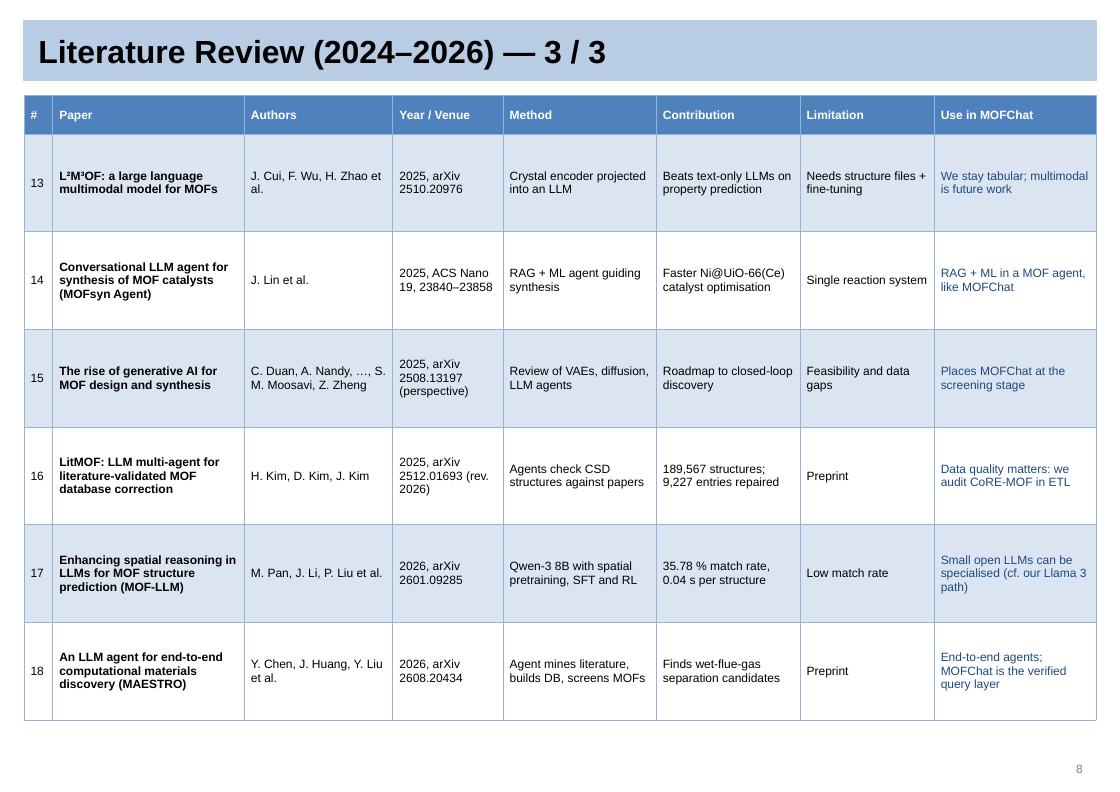
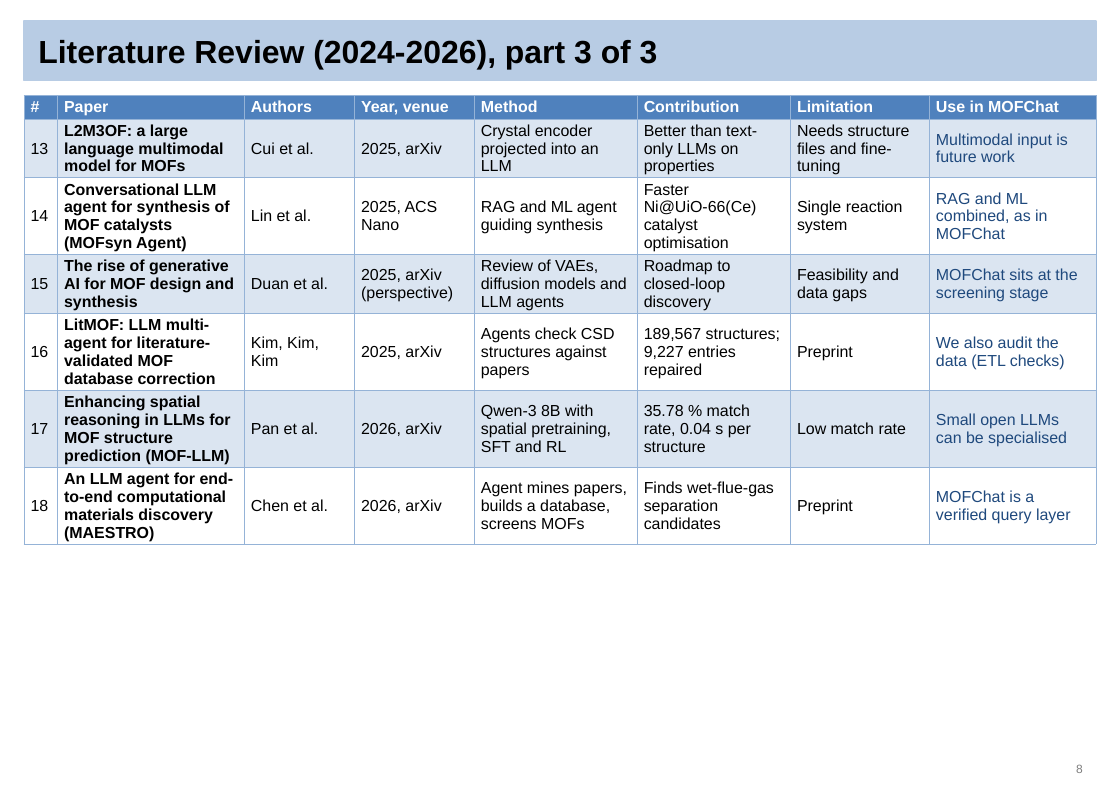
Before and after one commit to Sai-Mohith24/MOFChat-AI-Driven-Material-Recommendation-, a slide deck: slide 8 of reviews/final_review/MOFChat_Final_Review.pptx. Drawn at 1120x792 pixels with LibreOffice and Linux fonts; fonts in the diff are those of the drawing. Boxes give left, top, right and bottom in pixels: in the first picture for what was removed or moved away, otherwise in the second. Text is boxed around its words. In the diff, an @@ line names an element or a change of style, - is before the commit and + after.

```diff
--- a/reviews/final_review/MOFChat_Final_Review.pptx
+++ b/reviews/final_review/MOFChat_Final_Review.pptx
@@ title at (38, 40, 658, 70): text changed @@
-Literature Review (2024–2026) — 3 / 3
+Literature Review (2024-2026), part 3 of 3
@@ table at (24, 96, 1096, 546) @@
-row 1, column 4: Year / Venue
+row 1, column 4: Year, venue
-row 2: 13 | L²M³OF: a large language multimodal model for MOFs | J. Cui, F. Wu, H. Zhao et al. | 2025, arXiv 2510.20976 | Crystal encoder projected into an LLM | Beats text-only LLMs on property prediction | Needs structure files + fine-tuning | We stay tabular; multimodal is future work
+row 2: 13 | L2M3OF: a large language multimodal model for MOFs | Cui et al. | 2025, arXiv | Crystal encoder projected into an LLM | Better than text-only LLMs on properties | Needs structure files and fine-tuning | Multimodal input is future work
-row 3: 14 | Conversational LLM agent for synthesis of MOF catalysts (MOFsyn Agent) | J. Lin et al. | 2025, ACS Nano 19, 23840–23858 | RAG + ML agent guiding synthesis | Faster Ni@UiO-66(Ce) catalyst optimisation | Single reaction system | RAG + ML in a MOF agent, like MOFChat
+row 3: 14 | Conversational LLM agent for synthesis of MOF catalysts (MOFsyn Agent) | Lin et al. | 2025, ACS Nano | RAG and ML agent guiding synthesis | Faster Ni@UiO-66(Ce) catalyst optimisation | Single reaction system | RAG and ML combined, as in MOFChat
-row 4: 15 | The rise of generative AI for MOF design and synthesis | C. Duan, A. Nandy, …, S. M. Moosavi, Z. Zheng | 2025, arXiv 2508.13197 (perspective) | Review of VAEs, diffusion, LLM agents | Roadmap to closed-loop discovery | Feasibility and data gaps | Places MOFChat at the screening stage
+row 4: 15 | The rise of generative AI for MOF design and synthesis | Duan et al. | 2025, arXiv (perspective) | Review of VAEs, diffusion models and LLM agents | Roadmap to closed-loop discovery | Feasibility and data gaps | MOFChat sits at the screening stage
-row 5: 16 | LitMOF: LLM multi-agent for literature-validated MOF database correction | H. Kim, D. Kim, J. Kim | 2025, arXiv 2512.01693 (rev. 2026) | Agents check CSD structures against papers | 189,567 structures; 9,227 entries repaired | Preprint | Data quality matters: we audit CoRE-MOF in ETL
+row 5: 16 | LitMOF: LLM multi-agent for literature-validated MOF database correction | Kim, Kim, Kim | 2025, arXiv | Agents check CSD structures against papers | 189,567 structures; 9,227 entries repaired | Preprint | We also audit the data (ETL checks)
-row 6: 17 | Enhancing spatial reasoning in LLMs for MOF structure prediction (MOF-LLM) | M. Pan, J. Li, P. Liu et al. | 2026, arXiv 2601.09285 | Qwen-3 8B with spatial pretraining, SFT and RL | 35.78 % match rate, 0.04 s per structure | Low match rate | Small open LLMs can be specialised (cf. our Llama 3 path)
+row 6: 17 | Enhancing spatial reasoning in LLMs for MOF structure prediction (MOF-LLM) | Pan et al. | 2026, arXiv | Qwen-3 8B with spatial pretraining, SFT and RL | 35.78 % match rate, 0.04 s per structure | Low match rate | Small open LLMs can be specialised
-row 7: 18 | An LLM agent for end-to-end computational materials discovery (MAESTRO) | Y. Chen, J. Huang, Y. Liu et al. | 2026, arXiv 2608.20434 | Agent mines literature, builds DB, screens MOFs | Finds wet-flue-gas separation candidates | Preprint | End-to-end agents; MOFChat is the verified query layer
+row 7: 18 | An LLM agent for end-to-end computational materials discovery (MAESTRO) | Chen et al. | 2026, arXiv | Agent mines papers, builds a database, screens MOFs | Finds wet-flue-gas separation candidates | Preprint | MOFChat is a verified query layer
@@ size 9 to 12 pt in "#", "Paper", "Authors", "Method" and 27 more places @@
```
Also in this commit, not shown: 33 other slides changed, 2 slides added, 1 slide removed, 3 other files.
